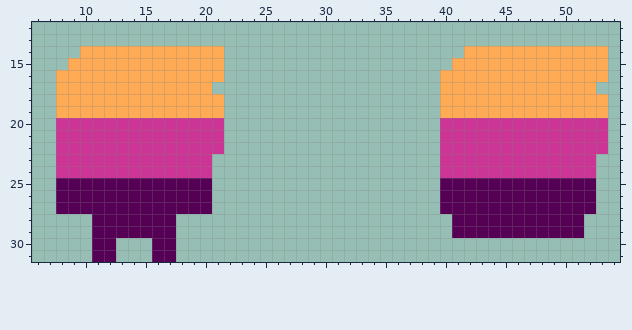
Edited in one commit: pixel-art sprite (Assets/Sprites/Hero/hero_shadow.png). That is the earlier state.
The file is 64x32 pixels. Shown: x 6..54, y 12..31.
And afterwards:
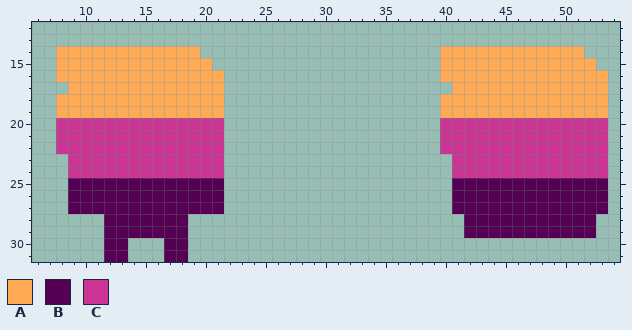
Palette (. is transparent): A #ffaa55  B #550055  C #cc3495
Diff:
{"y":14,"x":8,"old":"..","new":"AA"}
{"y":14,"x":20,"old":"AA","new":".."}
{"y":14,"x":40,"old":"..","new":"AA"}
{"y":14,"x":52,"old":"AA","new":".."}
{"y":15,"x":8,"old":".","new":"A"}
{"y":15,"x":21,"old":"A","new":"."}
{"y":15,"x":40,"old":".","new":"A"}
{"y":15,"x":53,"old":"A","new":"."}
{"y":17,"x":8,"old":"A","new":"."}
{"y":17,"x":21,"old":".","new":"A"}
{"y":17,"x":40,"old":"A","new":"."}
{"y":17,"x":53,"old":".","new":"A"}
{"y":23,"x":8,"old":"C","new":"."}
{"y":23,"x":21,"old":".","new":"C"}
{"y":23,"x":40,"old":"C","new":"."}
{"y":23,"x":53,"old":".","new":"C"}
{"y":24,"x":8,"old":"C","new":"."}
{"y":24,"x":21,"old":".","new":"C"}
{"y":24,"x":40,"old":"C","new":"."}
{"y":24,"x":53,"old":".","new":"C"}
{"y":25,"x":8,"old":"B","new":"."}
{"y":25,"x":21,"old":".","new":"B"}
{"y":25,"x":40,"old":"B","new":"."}
{"y":25,"x":53,"old":".","new":"B"}
{"y":26,"x":8,"old":"B","new":"."}
{"y":26,"x":21,"old":".","new":"B"}
{"y":26,"x":40,"old":"B","new":"."}
{"y":26,"x":53,"old":".","new":"B"}
{"y":27,"x":8,"old":"B","new":"."}
{"y":27,"x":21,"old":".","new":"B"}
{"y":27,"x":40,"old":"B","new":"."}
{"y":27,"x":53,"old":".","new":"B"}
{"y":28,"x":11,"old":"B","new":"."}
{"y":28,"x":18,"old":".","new":"B"}
{"y":28,"x":41,"old":"B","new":"."}
{"y":28,"x":52,"old":".","new":"B"}
{"y":29,"x":11,"old":"B","new":"."}
{"y":29,"x":18,"old":".","new":"B"}
{"y":29,"x":41,"old":"B","new":"."}
{"y":29,"x":52,"old":".","new":"B"}
{"y":30,"x":11,"old":"B","new":"."}
{"y":30,"x":13,"old":".","new":"B"}
{"y":30,"x":16,"old":"B","new":"."}
{"y":30,"x":18,"old":".","new":"B"}
{"y":31,"x":11,"old":"B","new":"."}
{"y":31,"x":13,"old":".","new":"B"}
{"y":31,"x":16,"old":"B","new":"."}
{"y":31,"x":18,"old":".","new":"B"}
